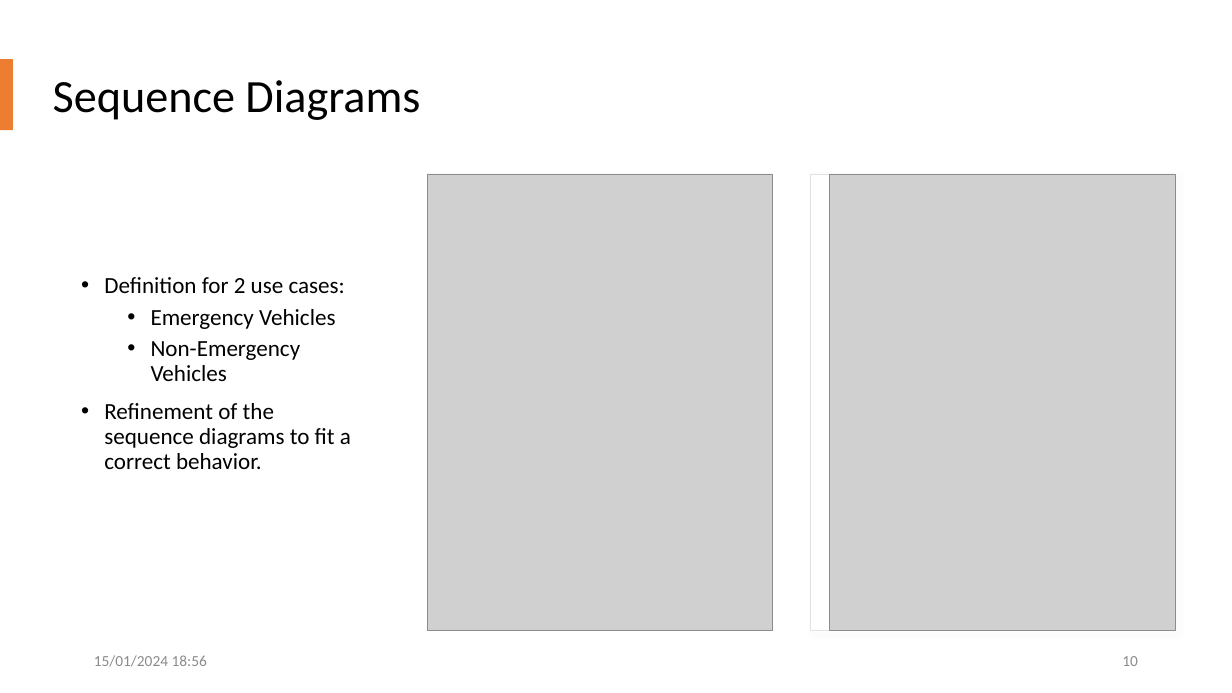
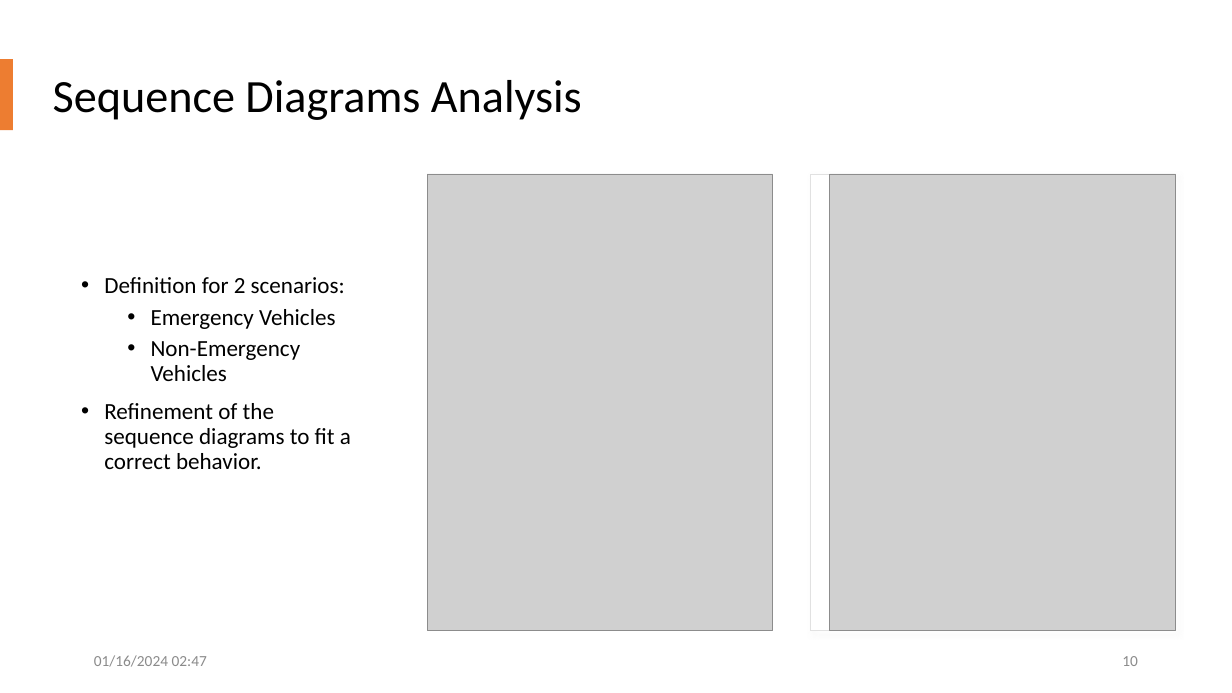
Before and after one commit to allerter/ESE-Smart-City, a slide deck: slide 10 of Requirements/Presentations/Presentation_Merge.pptx. Drawn at 1232x693 pixels with LibreOffice and Linux fonts; fonts in the diff are those of the drawing; grey boxes stand for pictures. Boxes give left, top, right and bottom in pixels: in the first picture for what was removed or moved away, otherwise in the second. Text is boxed around its words. In the diff, an @@ line names an element or a change of style, - is before the commit and + after.

```diff
--- a/Requirements/Presentations/Presentation_Merge.pptx
+++ b/Requirements/Presentations/Presentation_Merge.pptx
@@ title at <box>53,80,582,120</box>: text changed @@
-Sequence Diagrams
+Sequence Diagrams Analysis
@@ text at <box>104,277,345,293</box>: text changed @@
-• Definition for 2 use cases:
+• Definition for 2 scenarios:
@@ text at <box>94,655,207,667</box>: text changed @@
-15/01/2024 18:56
+01/16/2024 02:47
```
Also in this commit, not shown: 25 other slides changed, 4 slides added, 2 other files.
